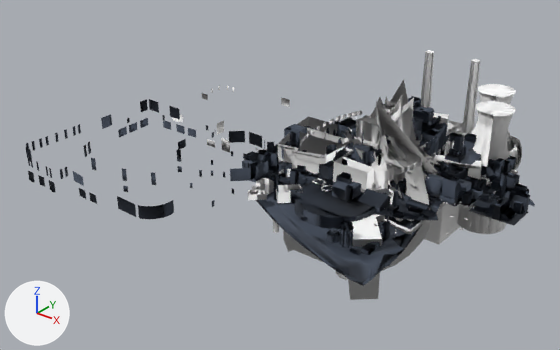
One commit to the glTF model models/fp_island2.glb: the scene before it, then after it.
Both versions are drawn from a 50 mm camera at (566.0, -944.0, 516.0) aimed at (-119.0, -88.0, -15.0). Every picture has the same lights, and +X, +Y and +Z are marked at lower left. The picture after the commit comes second.

Before the edit, the objects in view are built like this:
```python
ob_gc_footprint_aa_longdist = bpy.data.objects.new('GC_Footprint_AA_LongDist', me_gc_footprint_aa_longdist)
ob_gc_footprint_aa_longdist.location = (0.0, 0.0, 0.0)
ob_gc_footprint_aj_longdist = bpy.data.objects.new('GC_Footprint_AJ_LongDist', me_gc_footprint_aj_longdist)
ob_gc_footprint_aj_longdist.location = (0.0, 0.0, 0.0)
ob_gc_footprint_cf_longdist = bpy.data.objects.new('GC_Footprint_CF_LongDist', me_gc_footprint_cf_longdist)
ob_gc_footprint_cf_longdist.location = (0.0, 0.0, 0.0)
ob_gc_footprint_cj_longdist = bpy.data.objects.new('GC_Footprint_CJ_LongDist', me_gc_footprint_cj_longdist)
ob_gc_footprint_cj_longdist.location = (0.0, 0.0, 0.0)
ob_gc_footprint_dd_longdist = bpy.data.objects.new('GC_Footprint_DD_LongDist', me_gc_footprint_dd_longdist)
ob_gc_footprint_dd_longdist.location = (0.0, 0.0, 0.0)
ob_gc_footprint_df_longdist = bpy.data.objects.new('GC_Footprint_DF_LongDist', me_gc_footprint_df_longdist)
ob_gc_footprint_df_longdist.location = (0.0, 0.0, 0.0)
ob_gc_footprint_ia_longdist = bpy.data.objects.new('GC_Footprint_IA_LongDist', me_gc_footprint_ia_longdist)
ob_gc_footprint_ia_longdist.location = (0.0, 0.0, 0.0)
ob_gc_footprint_ib_longdist = bpy.data.objects.new('GC_Footprint_IB_LongDist', me_gc_footprint_ib_longdist)
ob_gc_footprint_ib_longdist.location = (0.0, 0.0, 0.0)
ob_gc_footprint_vpow_longdist = bpy.data.objects.new('GC_Footprint_VPOW_LongDist', me_gc_footprint_vpow_longdist)
ob_gc_footprint_vpow_longdist.location = (0.0, 0.0, 0.0)
# also in view: 'GC_Footprint_STD_Reflection' at (16.0, -75.0, -48.0); 'GC_Footprint_VRS_LongDist' at (0.0, 0.0, 0.0); 'GC_Footprint_ZF_reflection' at (12.0, 0.0, 0.0); 'GC_Footprint_AH_LongDist' at (4.0, 44.0, 40.0); 'GC_Footprint_VPOW_Reflection' at (58.0, 123.0, -52.0)
```
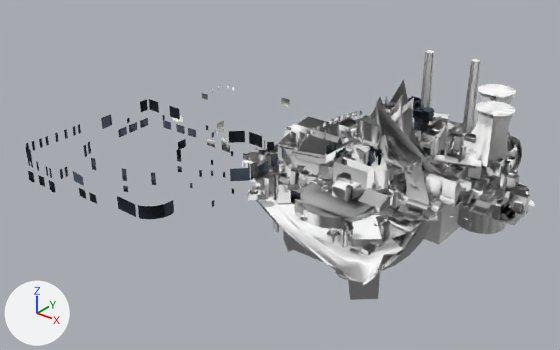
Where the change shows, as pixel boxes [x1, y1, x2, y2] in the pictures (560 x 350 px):
'GC_Footprint_VRS_LongDist', recoloured (lighter): [256, 168, 421, 286] in both
'GC_Footprint_DF_LongDist', recoloured: [272, 117, 481, 220] in both
'GC_Footprint_AJ_LongDist', recoloured (lighter): [419, 136, 535, 225] in both
'GC_Footprint_CF_LongDist', recoloured (lighter): [242, 124, 361, 218] in both
'GC_Footprint_CJ_LongDist', recoloured (lighter): [422, 123, 516, 207] in both
'GC_Footprint_ID_LongDist', recoloured: [336, 120, 444, 194] in both
'GC_Footprint_DD_LongDist', recoloured (lighter): [430, 162, 467, 180] in both
'GC_Footprint_IB_LongDist', recoloured (lighter): [319, 154, 357, 179] in both
'GC_Footprint_AA_LongDist', recoloured (lighter): [351, 132, 373, 165] in both
'GC_Footprint_IA_LongDist', recoloured (lighter): [470, 185, 530, 202] in both
'GC_Footprint_CM_LongDist', recoloured (lighter): [422, 116, 441, 132] in both
'GC_Footprint_CL_LongDist', recoloured: [333, 156, 406, 198] in both
'GC_Footprint_CE_LongDist', recoloured: [351, 104, 421, 144] in both

Edits to the bpy script that builds the scene:
```text
Change me_gc_footprint_aa_longdist:
    where me_gc_footprint_aa_longdist.from_pydata(...)  # 148 vertices, 281 faces; spans x -22.0..22.0, y -60.0..60.0, z -76.0..76.0
    remove me_gc_footprint_aa_longdist.materials.append(mat_dark)  # greyish blue #424b59
    add me_gc_footprint_aa_longdist.materials.append(mat_gc_footprint_ic_2x)  # white #ffffff
Change me_gc_footprint_aj_longdist:
    where me_gc_footprint_aj_longdist.from_pydata(...)  # 1078 vertices, 1318 faces; spans x -4.0..243.0, y -38.0..113.0, z 0.0..48.0
    remove me_gc_footprint_aj_longdist.materials.append(mat_dark)  # greyish blue #424b59
    add me_gc_footprint_aj_longdist.materials.append(mat_gc_longdist_island2_fp1_d)  # white #ffffff
Change me_gc_footprint_ce_longdist:
    where me_gc_footprint_ce_longdist.from_pydata(...)  # 554 vertices, 683 faces; spans x -41.1..41.1, y -21.9..79.6, z -1.9..96.5
    remove me_gc_footprint_ce_longdist.materials.append(mat_dark)  # greyish blue #424b59
    add me_gc_footprint_ce_longdist.materials.append(mat_gc_longdist_island1_fp3_2x)  # white #ffffff
Change me_gc_footprint_cf_longdist:
    where me_gc_footprint_cf_longdist.from_pydata(...)  # 814 vertices, 1201 faces; spans x -149.0..74.0, y -194.0..61.0, z -3.0..45.0
    remove me_gc_footprint_cf_longdist.materials.append(mat_dark)  # greyish blue #424b59
    add me_gc_footprint_cf_longdist.materials.append(mat_gc_longdist_island2_fp3_d)  # white #ffffff
Change me_gc_footprint_cj_longdist:
    where me_gc_footprint_cj_longdist.from_pydata(...)  # 1059 vertices, 1317 faces; spans x -57.0..171.0, y -57.0..135.0, z 0.0..47.0
    remove me_gc_footprint_cj_longdist.materials.append(mat_dark)  # greyish blue #424b59
    add me_gc_footprint_cj_longdist.materials.append(mat_gc_longdist_island2_fp3_2x)  # white #ffffff
Change me_gc_footprint_cl_longdist:
    where me_gc_footprint_cl_longdist.from_pydata(...)  # 351 vertices, 500 faces; spans x -45.7..99.3, y -70.0..30.0, z 0.0..46.1
    remove me_gc_footprint_cl_longdist.materials.append(mat_dark)  # greyish blue #424b59
    add me_gc_footprint_cl_longdist.materials.append(mat_gc_longdist_island2_fp3_2x)  # white #ffffff
Change me_gc_footprint_cm_longdist:
    where me_gc_footprint_cm_longdist.from_pydata(...)  # 789 vertices, 1052 faces; spans x -103.9..37.6, y -9.0..133.9, z -0.2..58.8
    remove me_gc_footprint_cm_longdist.materials.append(mat_dark)  # greyish blue #424b59
    add me_gc_footprint_cm_longdist.materials.append(mat_gc_longdist_island2_fp1_d)  # white #ffffff
Change me_gc_footprint_dd_longdist:
    where me_gc_footprint_dd_longdist.from_pydata(...)  # 188 vertices, 242 faces; spans x 0.0..138.0, y -0.6..52.6, z -1.1..41.8
    remove me_gc_footprint_dd_longdist.materials.append(mat_dark)  # greyish blue #424b59
    add me_gc_footprint_dd_longdist.materials.append(mat_gc_longdist_island2_fp3_d)  # white #ffffff
Change me_gc_footprint_df_longdist:
    where me_gc_footprint_df_longdist.from_pydata(...)  # 932 vertices, 1149 faces; spans x -156.0..156.0, y -145.0..136.0, z -1.0..51.0
    remove me_gc_footprint_df_longdist.materials.append(mat_dark)  # greyish blue #424b59
    add me_gc_footprint_df_longdist.materials.append(mat_gc_longdist_island2_fp1_2x)  # white #ffffff
Change me_gc_footprint_ia_longdist:
    where me_gc_footprint_ia_longdist.from_pydata(...)  # 109 vertices, 138 faces; spans x -4.0..233.0, y 0.0..73.0, z 0.0..62.0
    remove me_gc_footprint_ia_longdist.materials.append(mat_dark)  # greyish blue #424b59
    add me_gc_footprint_ia_longdist.materials.append(mat_gc_longdist_island1_fp3_2x)  # white #ffffff
Change me_gc_footprint_ib_longdist:
    where me_gc_footprint_ib_longdist.from_pydata(...)  # 119 vertices, 159 faces; spans x -69.0..48.0, y -93.0..93.0, z 0.0..37.0
    remove me_gc_footprint_ib_longdist.materials.append(mat_dark)  # greyish blue #424b59
    add me_gc_footprint_ib_longdist.materials.append(mat_gc_longdist_island1_fp3_2x)  # white #ffffff
Change me_gc_footprint_id_longdist:
    where me_gc_footprint_id_longdist.from_pydata(...)  # 158 vertices, 211 faces; spans x -125.0..137.0, y -33.0..27.0, z 0.0..64.0
    remove me_gc_footprint_id_longdist.materials.append(mat_dark)  # greyish blue #424b59
    add me_gc_footprint_id_longdist.materials.append(mat_gc_longdist_island2_fp1_d)  # white #ffffff
Change me_gc_footprint_vrs_longdist:
    where me_gc_footprint_vrs_longdist.from_pydata(...)  # 1444 vertices, 2145 faces; spans x -149.0..149.0, y -259.0..259.0, z -28.0..28.0
    remove me_gc_footprint_vrs_longdist.materials.append(mat_dark)  # greyish blue #424b59
    add me_gc_footprint_vrs_longdist.materials.append(mat_gc_longdist_island2_roads_d)  # white #ffffff
```
